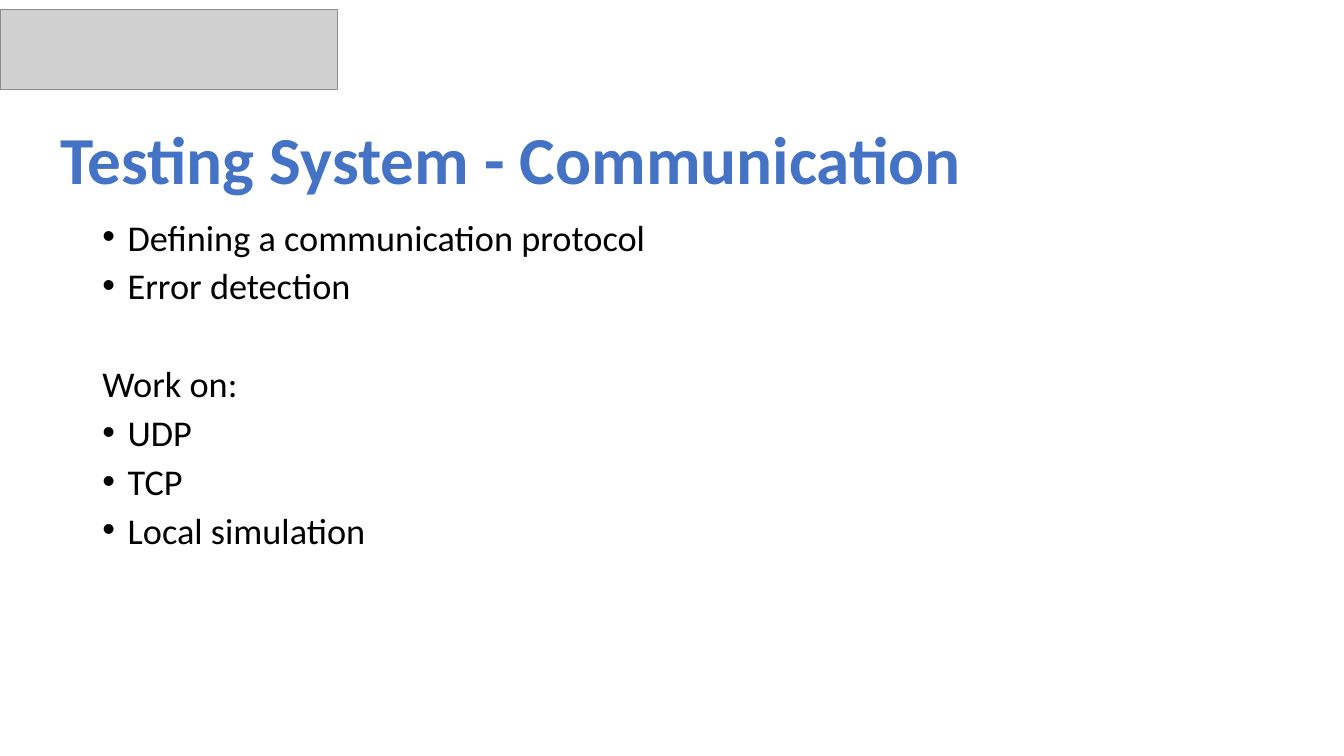
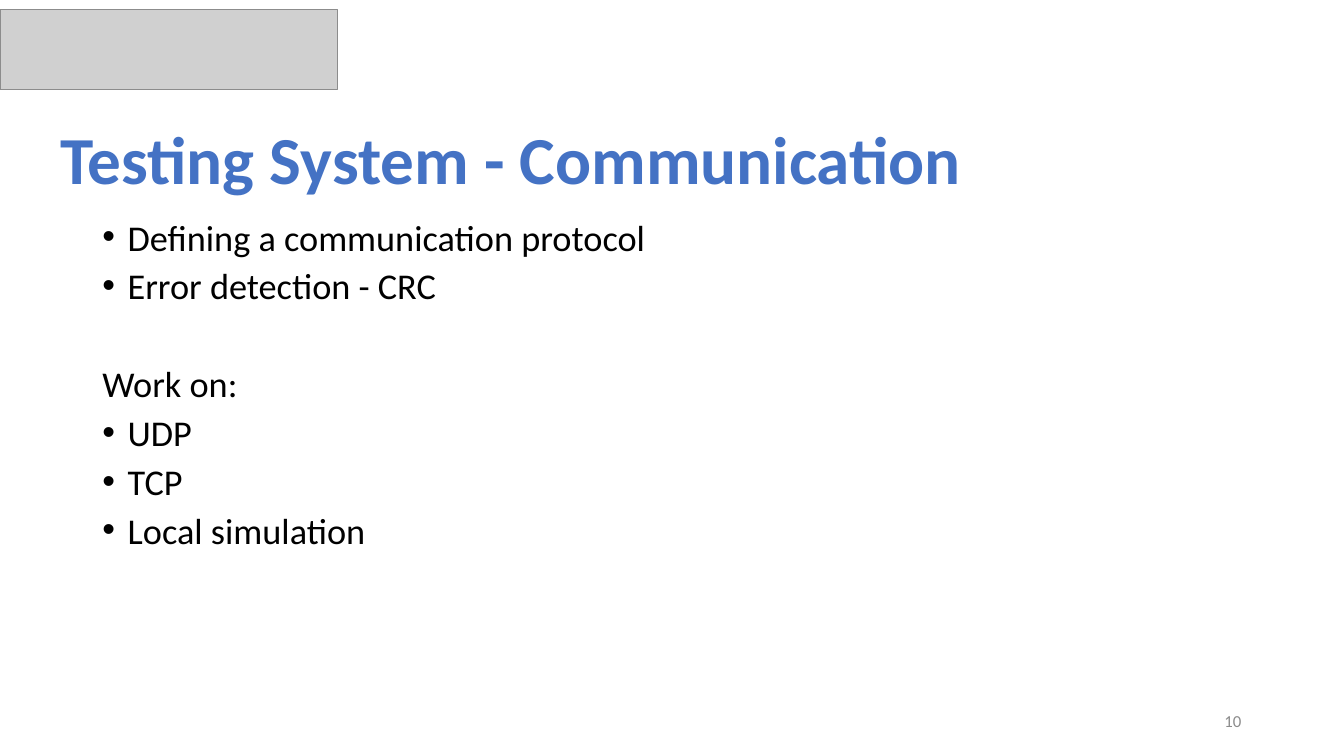
Before and after one commit to ommersh/Final-Project, a slide deck: slide 10 of Capstone Project Phase B–23-2-D-17.pptx (slide 9 before the commit). Drawn at 1344x756 pixels with LibreOffice and Linux fonts; fonts in the diff are those of the drawing; grey boxes stand for pictures. Boxes give left, top, right and bottom in pixels: in the first picture for what was removed or moved away, otherwise in the second. Text is boxed around its words. In the diff, an @@ line names an element or a change of style, - is before the commit and + after.

```diff
--- a/Capstone Project Phase B–23-2-D-17.pptx
+++ b/Capstone Project Phase B–23-2-D-17.pptx
@@ text at bbox=[128, 273, 436, 300]: text changed @@
-• Error detection
+• Error detection - CRC
@@ page number added at bbox=[1224, 716, 1241, 727], 12 pt, text #8C8C8C @@
+10
```
Also in this commit, not shown: 18 other slides changed, 8 slides added, 2 slides removed, 2 other files.
